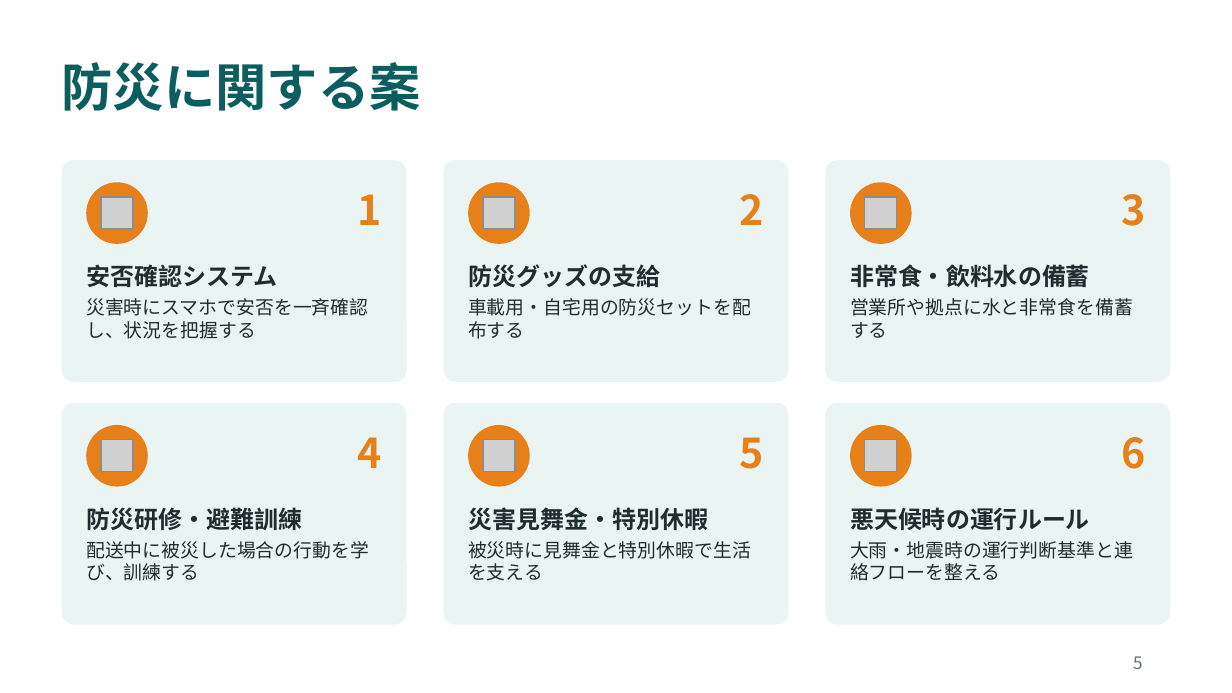
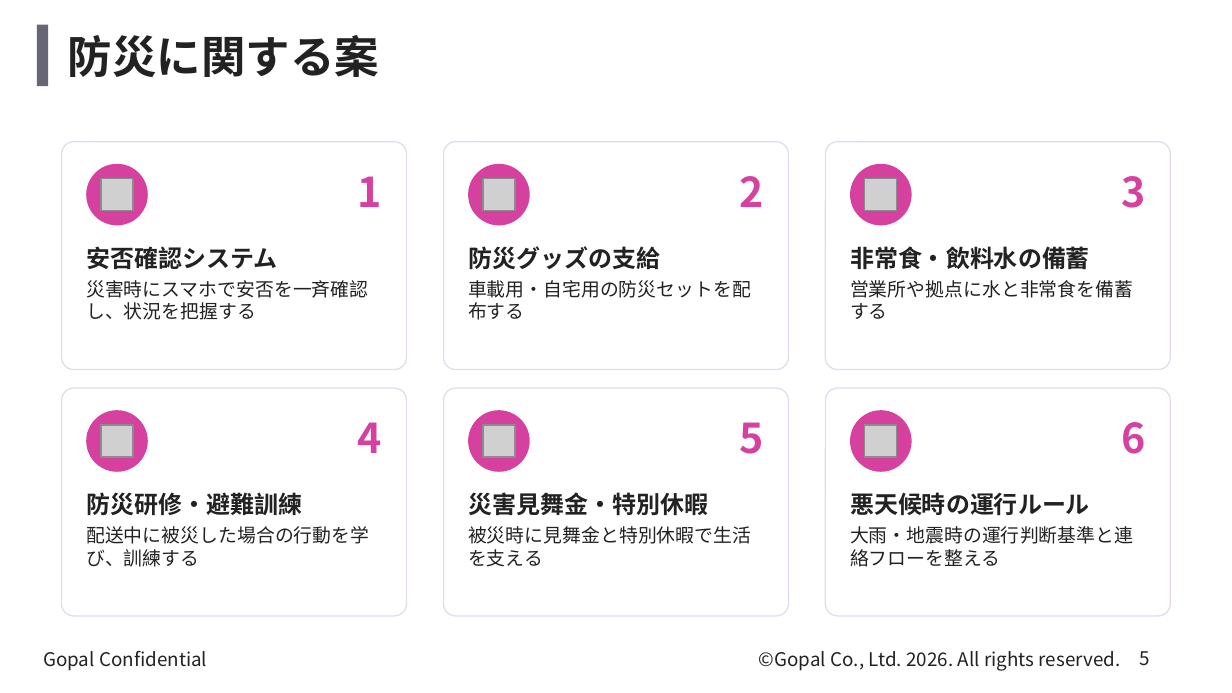
Before and after one commit to kagayugopal-eng/tamu, a slide deck: slide 5 of deck/welfare_health_disaster.pptx. Drawn at 1232x693 pixels with LibreOffice and Linux fonts; fonts in the diff are those of the drawing; grey boxes stand for pictures; background and template pictures are left out. Boxes give left, top, right and bottom in pixels: in the first picture for what was removed or moved away, otherwise in the second. Text is boxed around its words. In the diff, an @@ line names an element or a change of style, - is before the commit and + after.

```diff
--- a/deck/welfare_health_disaster.pptx
+++ b/deck/welfare_health_disaster.pptx
@@ rectangle added at (37, 25, 48, 86), fill #666677 @@
@@ title "防災に関する案": place and size @@
-title "防災に関する案" at (62, 62, 421, 111)
+title "防災に関する案" at (68, 35, 379, 77)
@@ title "防災に関する案" at (68, 35, 379, 77): size 30 to 26 pt, text colour #0B5D5E to #222222 @@
@@ rounded rectangle: place and size @@
-rounded rectangle at (62, 160, 407, 382)
+rounded rectangle at (62, 142, 407, 370)
@@ rounded rectangle: place and size @@
-rounded rectangle at (444, 160, 788, 382)
+rounded rectangle at (444, 142, 788, 370)
@@ fill #EAF4F2 to #FFFFFF at 85% opacity; outline none to #E4D9EE 0.75 pt; proportions changed in 6 elements at (62, 388, 407, 616), (444, 388, 788, 616), (825, 388, 1170, 616), (62, 142, 407, 370), (444, 142, 788, 370), (825, 142, 1170, 370) @@
@@ rounded rectangle: place and size @@
-rounded rectangle at (825, 160, 1170, 382)
+rounded rectangle at (825, 142, 1170, 370)
@@ 6 texts, 3 pictures, 3 ellipses: place and size @@
-6 texts, 3 pictures, 3 ellipses at (86, 182, 1145, 287)
+6 texts, 3 pictures, 3 ellipses at (86, 164, 1145, 270)
@@ fill #E8801A to #D6409F in 6 elements at (86, 410, 148, 472), (468, 410, 530, 472), (850, 410, 912, 472), (86, 164, 148, 225), (468, 164, 530, 225), (850, 164, 912, 225) @@
@@ text colour #E8801A to #D6409F in 6 elements at (358, 422, 382, 453), (740, 422, 764, 454), (1121, 422, 1145, 454), (358, 176, 382, 207), (740, 176, 764, 207), (1121, 176, 1145, 208) @@
@@ text colour #1F2D2E to #222222 in 12 elements at (86, 526, 369, 567), (468, 526, 751, 567), (850, 526, 1133, 567), (86, 492, 302, 515), (468, 492, 708, 515), (850, 492, 1090, 516), (86, 280, 368, 320), (468, 280, 751, 320), (850, 280, 1133, 319), (86, 246, 277, 269), (468, 246, 660, 270), (850, 246, 1090, 269) @@
@@ text "災害時にスマホで安否を一斉確認し、状況を把握する": place and size @@
-text "災害時にスマホで安否を一斉確認し、状況を把握する" at (86, 298, 368, 339)
+text "災害時にスマホで安否を一斉確認し、状況を把握する" at (86, 280, 368, 320)
@@ text "車載用・自宅用の防災セットを配布する": place and size @@
-text "車載用・自宅用の防災セットを配布する" at (468, 298, 751, 339)
+text "車載用・自宅用の防災セットを配布する" at (468, 280, 751, 320)
@@ text "営業所や拠点に水と非常食を備蓄する": place and size @@
-text "営業所や拠点に水と非常食を備蓄する" at (850, 298, 1133, 338)
+text "営業所や拠点に水と非常食を備蓄する" at (850, 280, 1133, 319)
@@ rounded rectangle: place and size @@
-rounded rectangle at (62, 403, 407, 625)
+rounded rectangle at (62, 388, 407, 616)
@@ rounded rectangle: place and size @@
-rounded rectangle at (444, 403, 788, 625)
+rounded rectangle at (444, 388, 788, 616)
@@ rounded rectangle: place and size @@
-rounded rectangle at (825, 403, 1170, 625)
+rounded rectangle at (825, 388, 1170, 616)
@@ 9 texts, 3 pictures, 3 ellipses: place and size @@
-9 texts, 3 pictures, 3 ellipses at (86, 425, 1145, 581)
+9 texts, 3 pictures, 3 ellipses at (86, 410, 1145, 567)
@@ text added at (43, 651, 207, 671), 11 pt, text #222222 @@
+Gopal Confidential
@@ text added at (759, 651, 1121, 671), 11 pt, text #222222 @@
+©Gopal Co., Ltd. 2026. All rights reserved.
@@ page number at (1139, 651, 1149, 666): size 10 to 11 pt, text colour #5F7274 to #222222 @@
```
Also in this commit, not shown: 7 other slides changed, 5 other files.
